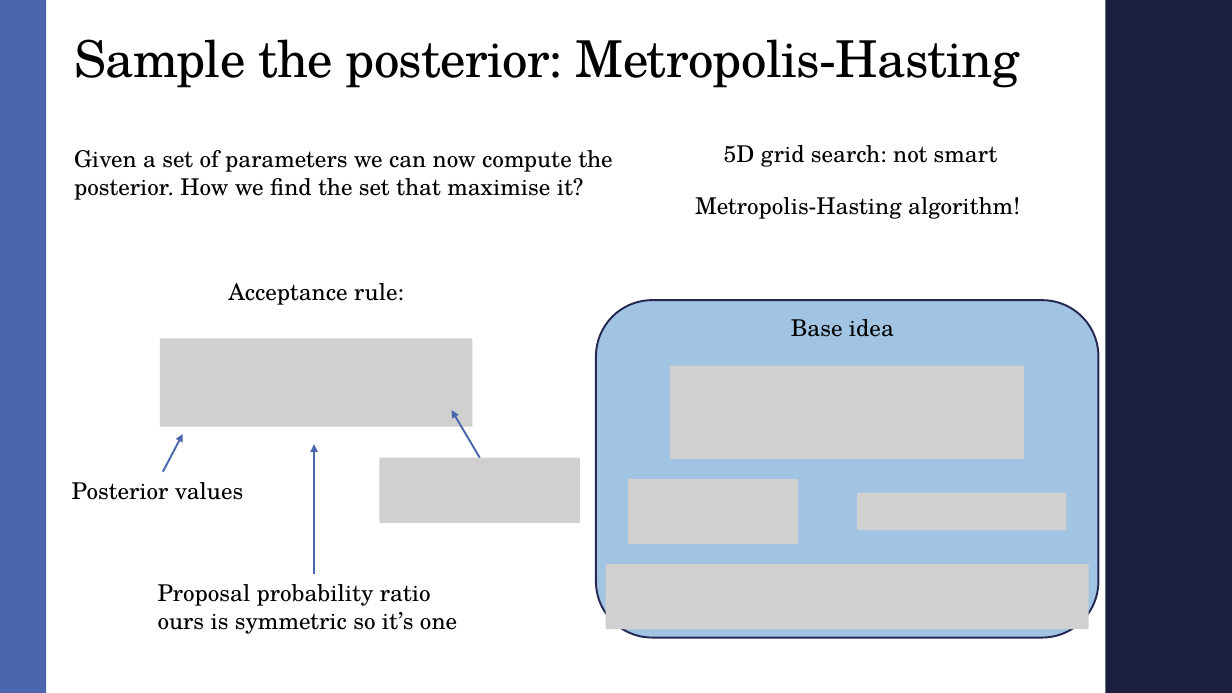
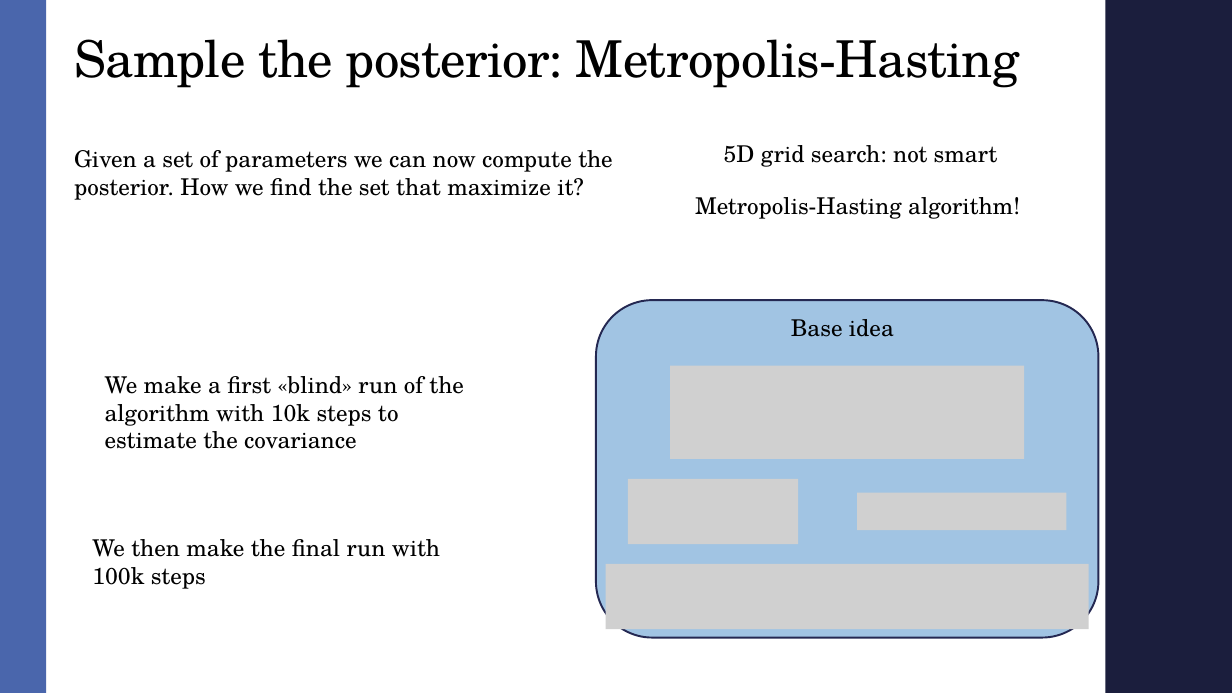
Before and after one commit to AndreaMarcone01/Bayesian_exam, a slide deck: slide 11 of Seminar.pptx. Drawn at 1232x693 pixels with LibreOffice and Linux fonts; fonts in the diff are those of the drawing; grey boxes stand for pictures; background and template pictures are left out. Boxes give left, top, right and bottom in pixels: in the first picture for what was removed or moved away, otherwise in the second. Text is boxed around its words. In the diff, an @@ line names an element or a change of style, - is before the commit and + after.

Commit message:
end 03/04: some more on presentation

```diff
--- a/Seminar.pptx
+++ b/Seminar.pptx
@@ text at bbox=[74, 150, 613, 200]: text changed @@
-Given a set of parameters we can now compute the posterior. How we find the set that maximise it?
+Given a set of parameters we can now compute the posterior. How we find the set that maximize it?
@@ text removed at bbox=[228, 283, 404, 305] @@
-Acceptance rule:
@@ picture removed at bbox=[160, 338, 472, 426] @@
@@ text added at bbox=[105, 376, 464, 449], 18 pt, text #000000 @@
+We make a first «blind» run of the algorithm with 10k steps to estimate the covariance
@@ arrow removed from (480, 457) to (452, 410) @@
@@ arrow removed from (163, 472) to (183, 434) @@
@@ arrow removed from (314, 574) to (314, 445) @@
@@ picture removed at bbox=[380, 457, 580, 523] @@
@@ text removed at bbox=[72, 482, 243, 500] @@
-Posterior values
@@ text added at bbox=[92, 539, 440, 589], 18 pt, text #000000 @@
+We then make the final run with 100k steps
@@ text removed at bbox=[158, 584, 457, 634] @@
-Proposal probability ratio
-ours is symmetric so it’s one
```
Also in this commit, not shown: 8 other slides changed, 2 slides added, 4 other files.
